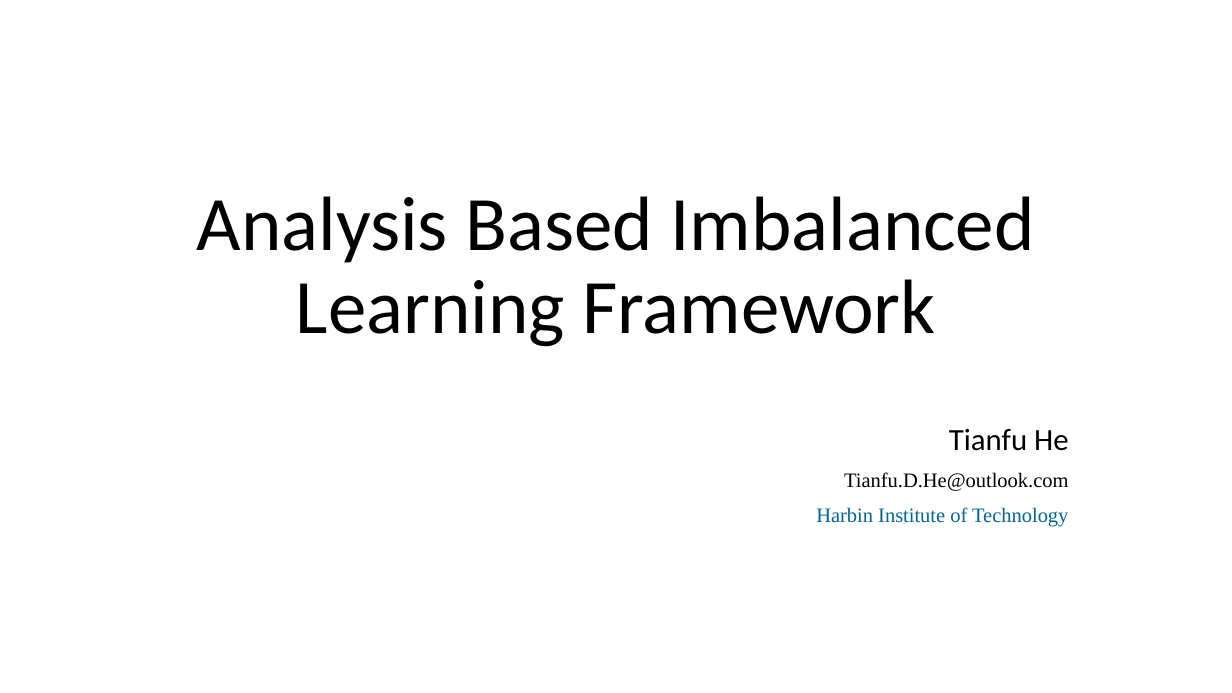
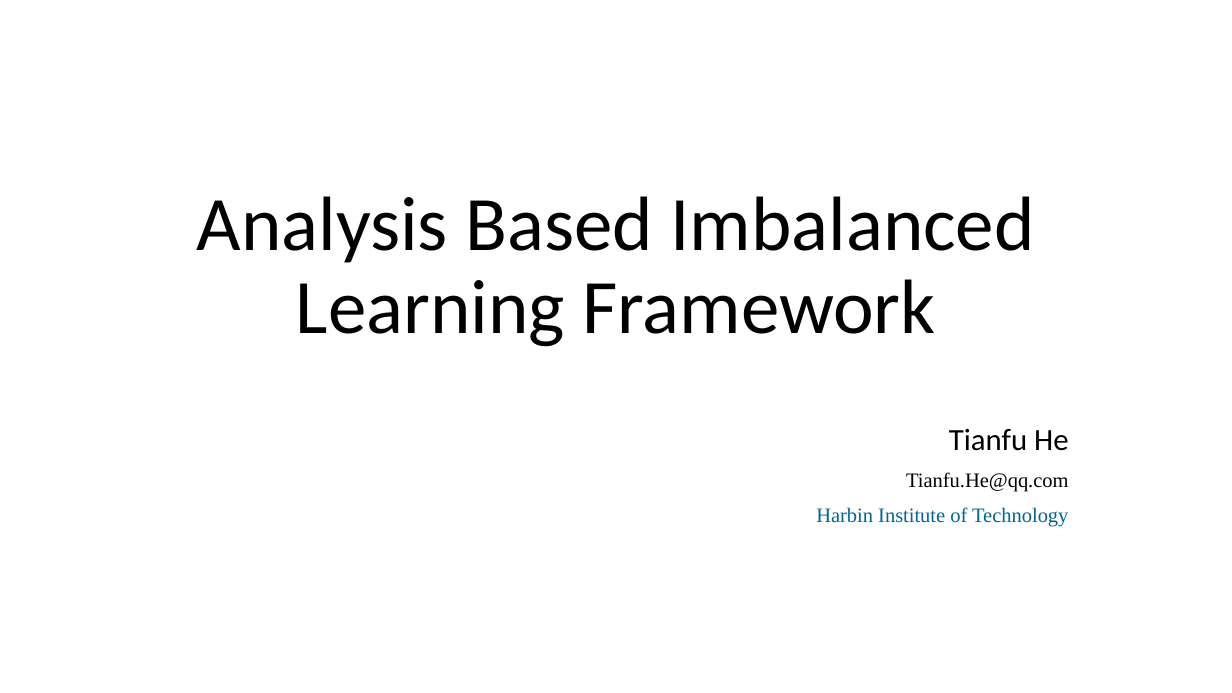
Before and after one commit to RKDSOne/ids, a slide deck: slide 1 of slides&notes/Learning on imbalanced data.pptx. Drawn at 1232x693 pixels with LibreOffice and Linux fonts; fonts in the diff are those of the drawing. Boxes give left, top, right and bottom in pixels: in the first picture for what was removed or moved away, otherwise in the second. Text is boxed around its words. In the diff, an @@ line names an element or a change of style, - is before the commit and + after.

```diff
--- a/slides&notes/Learning on imbalanced data.pptx
+++ b/slides&notes/Learning on imbalanced data.pptx
@@ subtitle at bbox=[906, 472, 1068, 492]: text changed @@
-Tianfu.D.He@outlook.com
+Tianfu.He@qq.com
```
Also in this commit, not shown: 2 other slides changed, 4 slides added.
